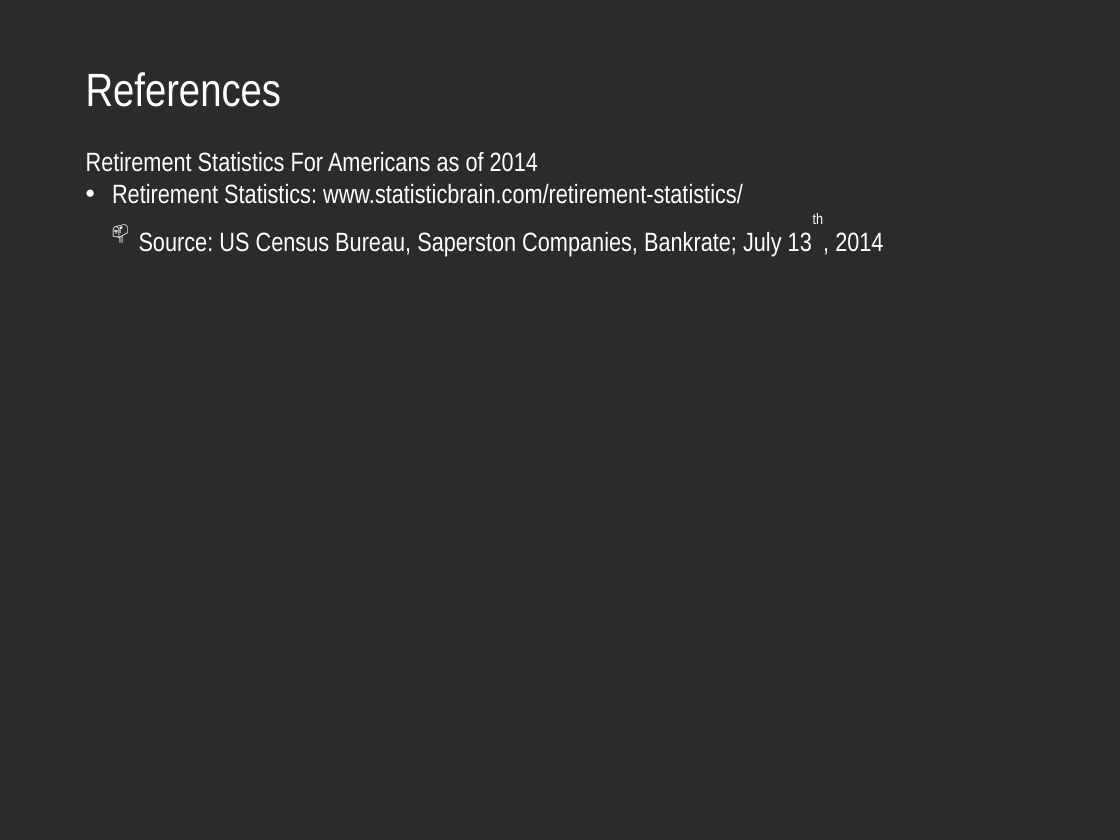
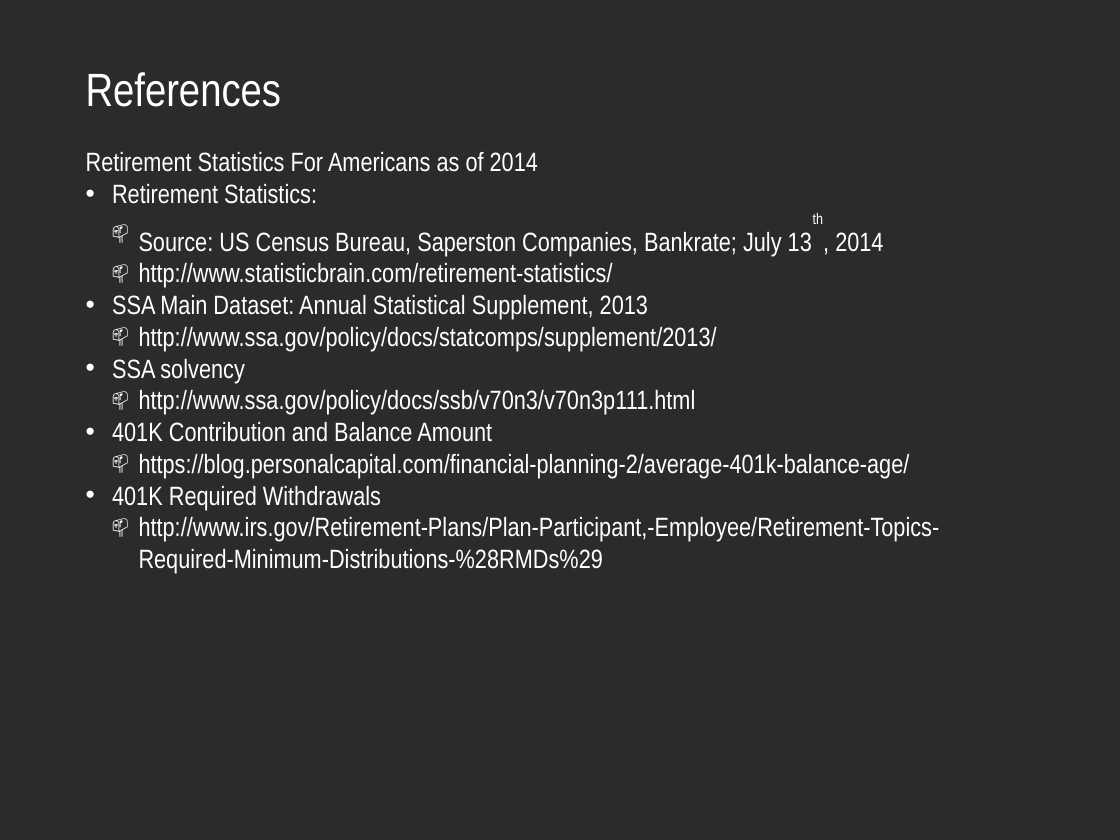
Before and after one commit to parthaban/IS_609_Group_Project, a slide deck: slide 24 of IS609-Final-Projects.pptx (slide 23 before the commit). Drawn at 1120x840 pixels with LibreOffice and Linux fonts; fonts in the diff are those of the drawing; background and template pictures are left out; a plain dark background stands for a picture behind light text. Boxes give left, top, right and bottom in pixels: in the first picture for what was removed or moved away, otherwise in the second. Text is boxed around its words. In the diff, an @@ line names an element or a change of style, - is before the commit and + after.

Commit message:
Retirement Slide Information

```diff
--- a/IS609-Final-Projects.pptx
+++ b/IS609-Final-Projects.pptx
@@ text at [112,184,317,204]: text changed @@
-• Retirement Statistics: www.statisticbrain.com/retirement-statistics/
+• Retirement Statistics:
@@ text at [112,263,940,573]: paragraphs added @@
+  📫 http://www.statisticbrain.com/retirement-statistics/
+• SSA Main Dataset: Annual Statistical Supplement, 2013
+  📫 http://www.ssa.gov/policy/docs/statcomps/supplement/2013/
+• SSA solvency
+  📫 http://www.ssa.gov/policy/docs/ssb/v70n3/v70n3p111.html
+• 401K Contribution and Balance Amount
+  📫 https://blog.personalcapital.com/financial-planning-2/average-401k-balance-age/
+• 401K Required Withdrawals
+  📫 http://www.irs.gov/Retirement-Plans/Plan-Participant,-Employee/Retirement-Topics-Required-Minimum-Distributions-%28RMDs%29
```
Also in this commit, not shown: 3 other slides changed, 1 slide added, 1 other file.
